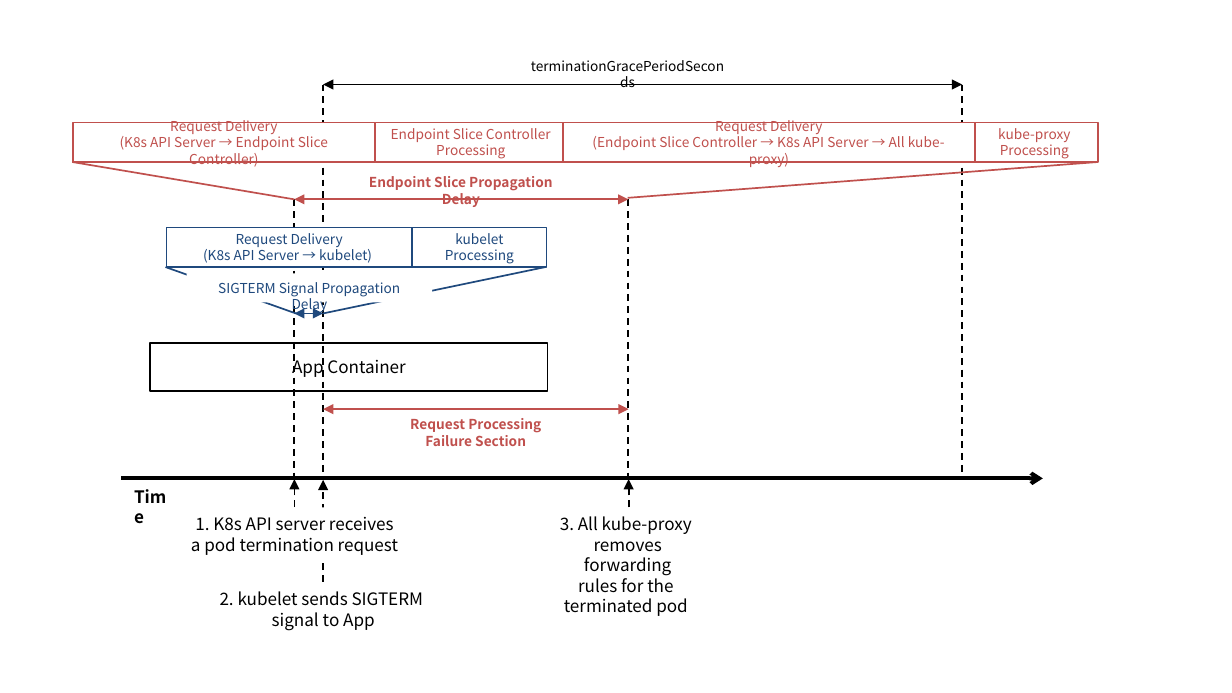
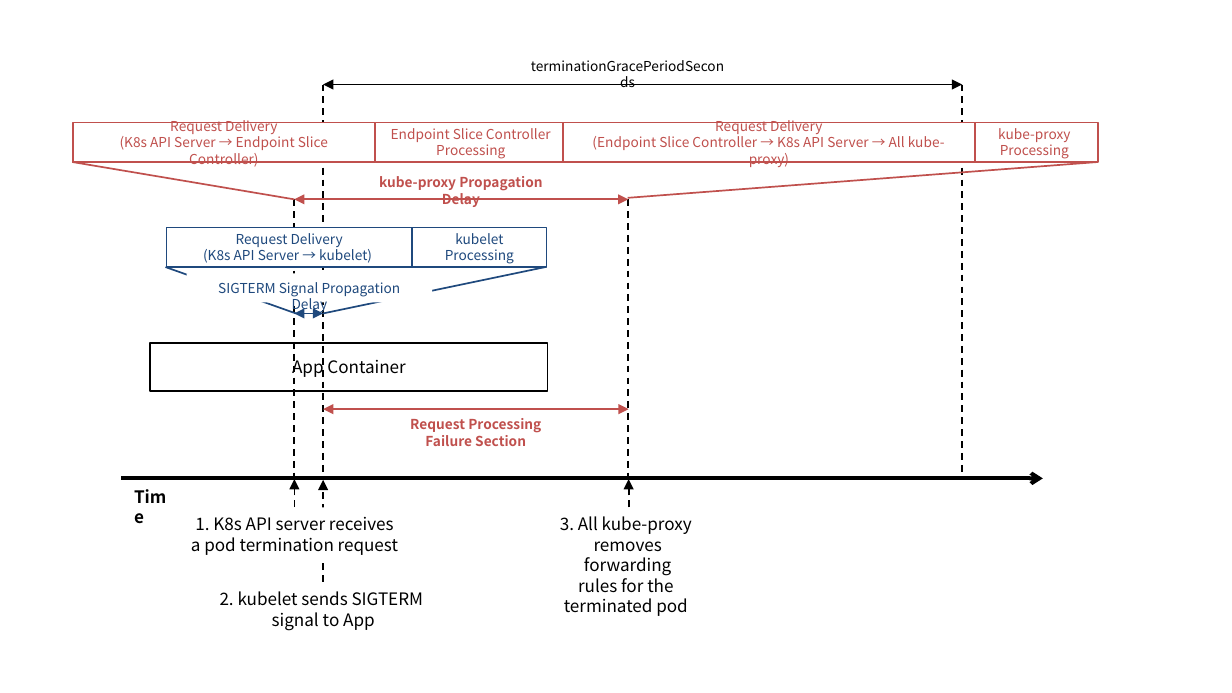
Before and after one commit to ssup2/blog-software, a slide deck: slide 2 of content/docs/theory-analysis/kubernetes-pod-gracefully-termination/images/images.pptx. Drawn at 1232x693 pixels with LibreOffice and Linux fonts; fonts in the diff are those of the drawing. Boxes give left, top, right and bottom in pixels: in the first picture for what was removed or moved away, otherwise in the second. Text is boxed around its words. In the diff, an @@ line names an element or a change of style, - is before the commit and + after.

```diff
--- a/content/docs/theory-analysis/kubernetes-pod-gracefully-termination/images/images.pptx
+++ b/content/docs/theory-analysis/kubernetes-pod-gracefully-termination/images/images.pptx
@@ text at box(379, 176, 542, 207): text changed @@
-Endpoint Slice Propagation Delay
+kube-proxy Propagation Delay
```
Also in this commit, not shown: 3 other slides changed, 5 other files.
